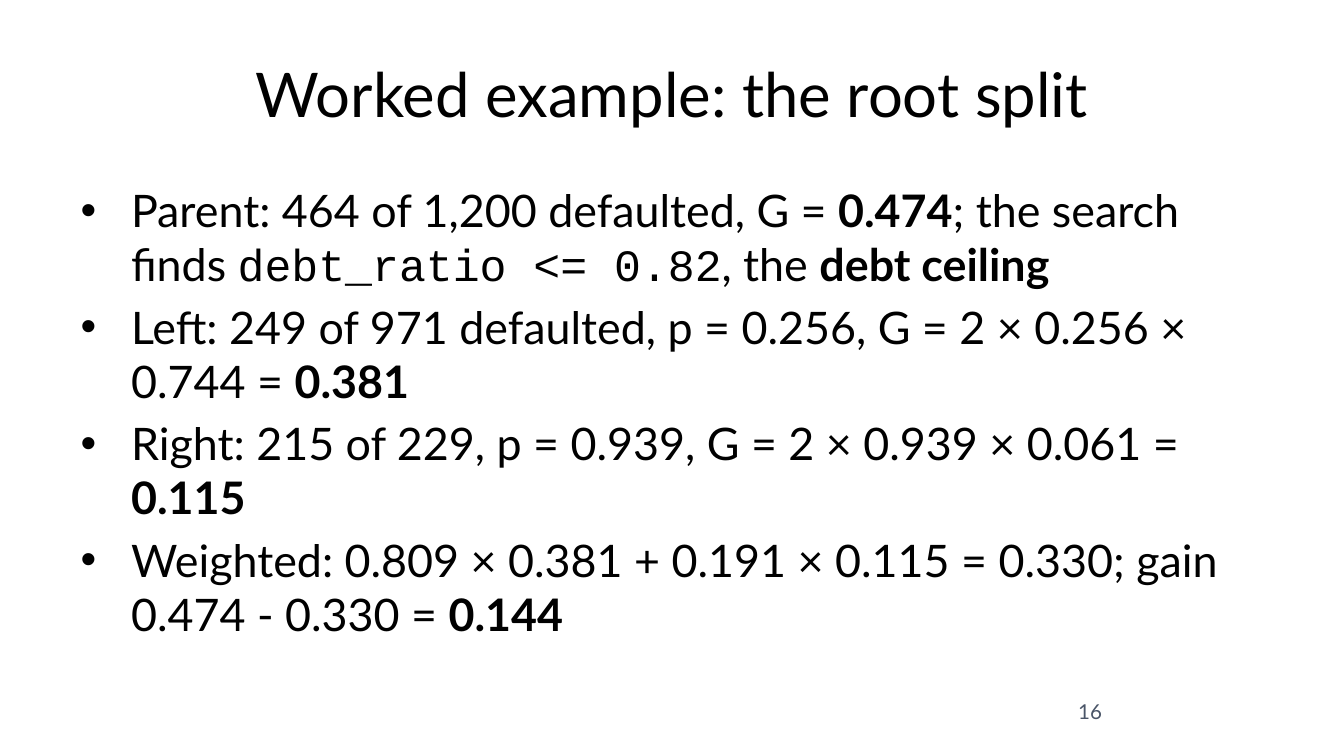
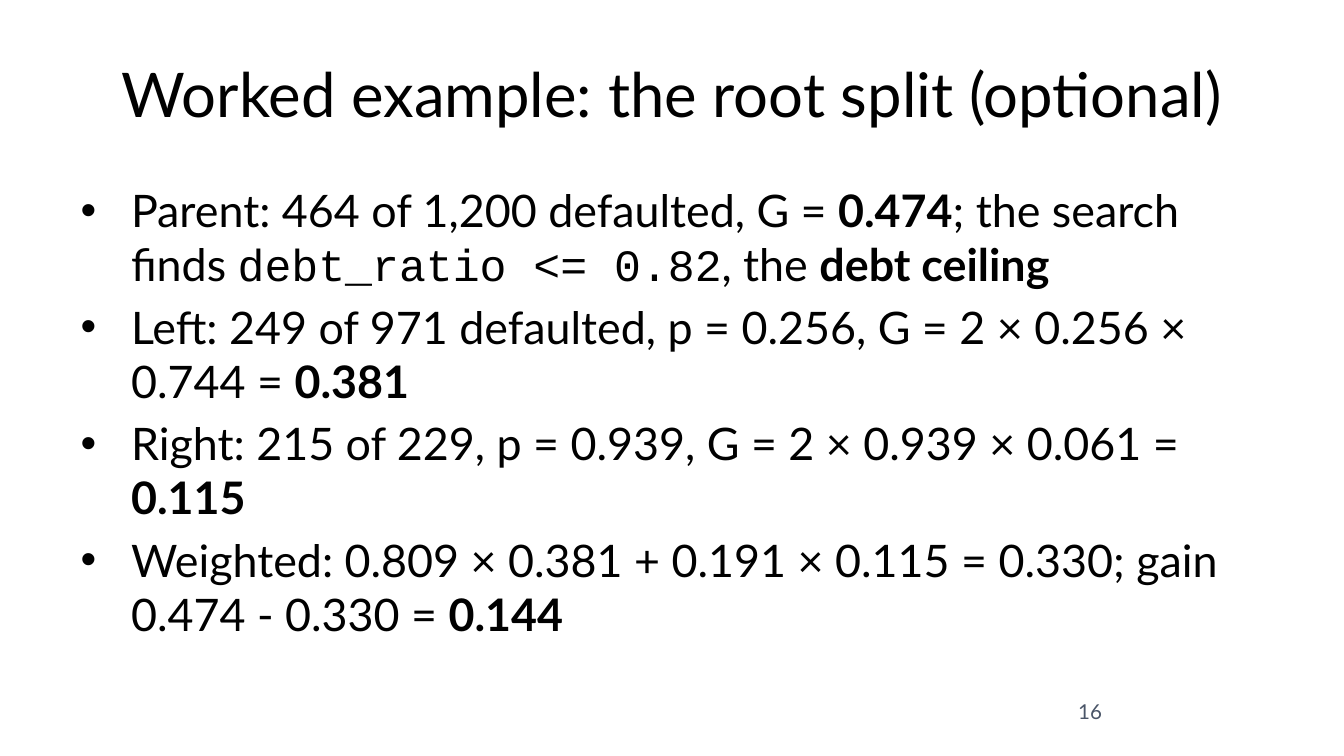
Before and after one commit to fabioantonini/technologies-for-artificial-intelligence, a slide deck: slide 16 of Lessons/07_trees_and_ensembles/Slides/trees_and_ensembles_slides.pptx. Drawn at 1344x756 pixels with LibreOffice and Linux fonts; fonts in the diff are those of the drawing; background and template pictures are left out. Boxes give left, top, right and bottom in pixels: in the first picture for what was removed or moved away, otherwise in the second. Text is boxed around its words. In the diff, an @@ line names an element or a change of style, - is before the commit and + after.

```diff
--- a/Lessons/07_trees_and_ensembles/Slides/trees_and_ensembles_slides.pptx
+++ b/Lessons/07_trees_and_ensembles/Slides/trees_and_ensembles_slides.pptx
@@ title at (122, 69, 1221, 128): text changed @@
-Worked example: the root split
+Worked example: the root split (optional)
```
Also in this commit, not shown: 24 other slides changed, 4 slides added, 17 other files.
